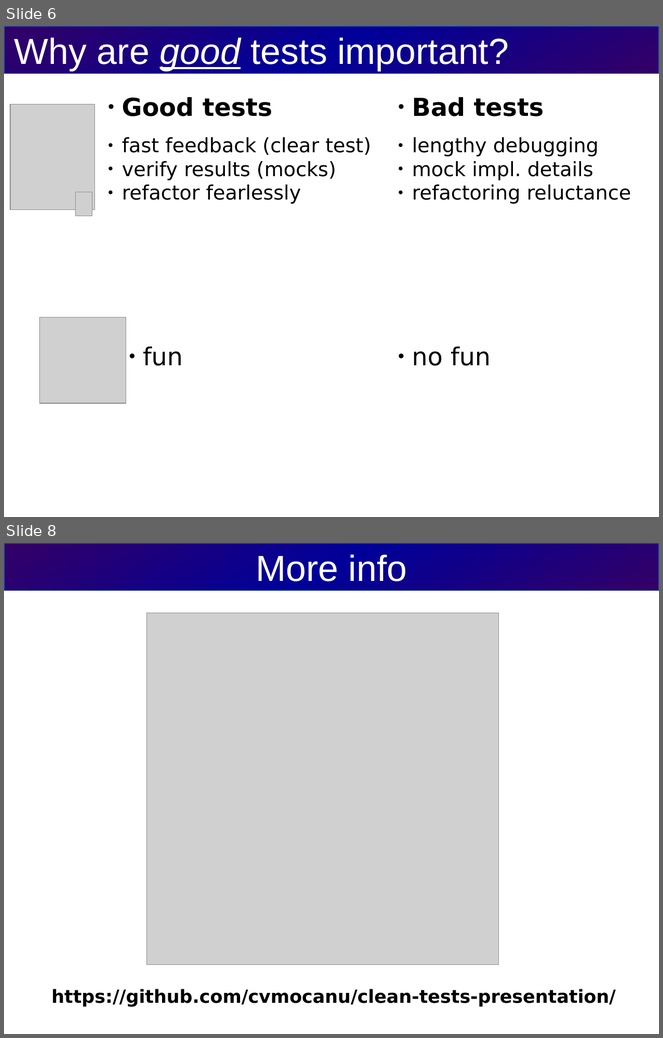
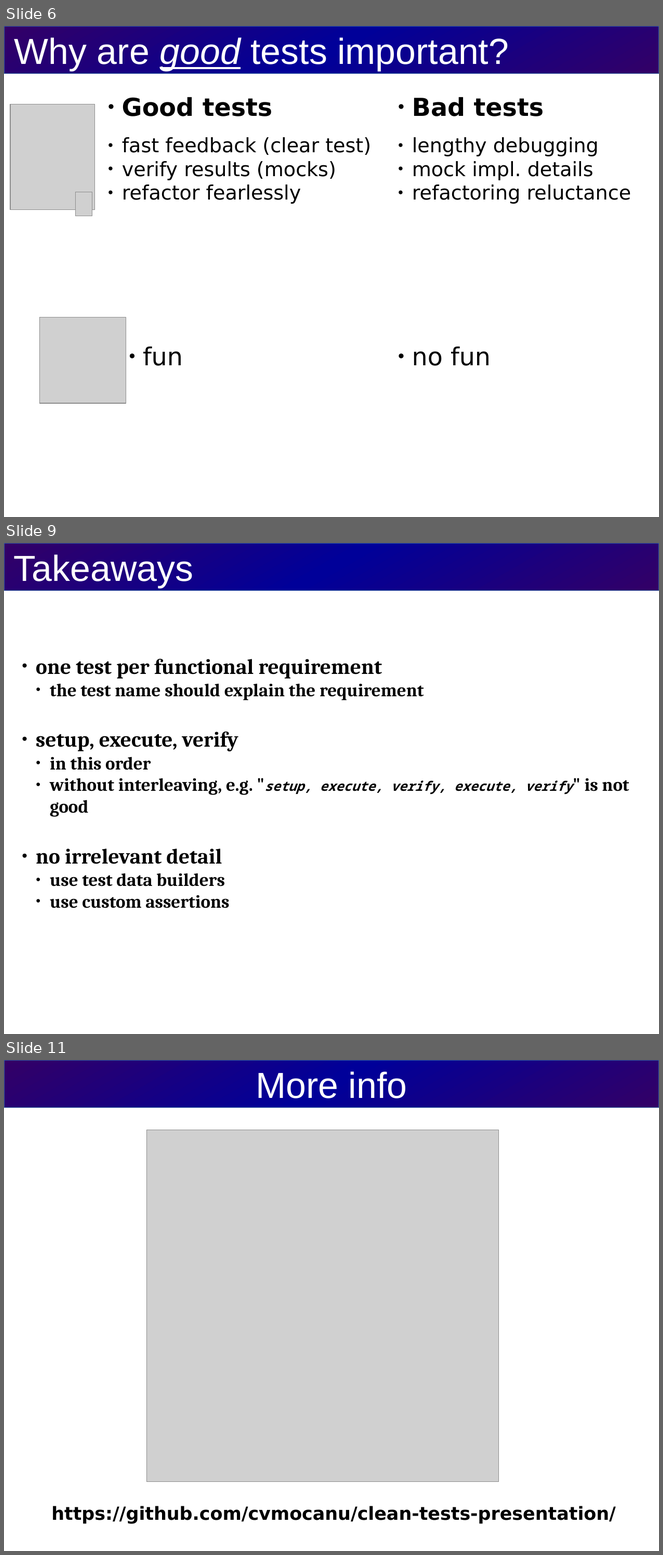
Before and after one commit to cvmocanu/clean-tests-presentation, a slide deck: src/presentation/clean-tests-presentation.odp. Shown one above the other, each under a label of ours: slides 6 and 8 before the commit, slides 6, 9 and 11 after it; the slides between them are not shown. The pictures are 663x1038 and 663x1555 pixels, drawn with LibreOffice and Linux fonts; fonts in the diff are those of the drawing; grey boxes stand for pictures. Boxes give left, top, right and bottom in pixels: in the first picture for what was removed or moved away, otherwise in the second. Text is boxed around its words. In the diff, an @@ line names an element or a change of style, - is before the commit and + after.

Commit message:
update presentation

```diff
--- a/src/presentation/clean-tests-presentation.odp
+++ b/src/presentation/clean-tests-presentation.odp
@@ slide 9 added at bbox=[4, 543, 659, 1034], background #FFFFFF @@
@@ title added at bbox=[4, 543, 659, 590], fill gradient #330066 to #000099, outline #3465A4 0.79 pt @@
@@ title added at bbox=[4, 543, 659, 590], fill gradient #330066 to #000099, outline #3465A4 0.79 pt, 44 pt, text #FFFFFF @@
+Takeaways
@@ text added at bbox=[36, 658, 629, 909], 22 pt, text #000000, bold @@
+● one test per functional requirement
+  ● the test name should explain the requirement
+● setup, execute, verify
+  ● in this order
+  ● without interleaving, e.g. "setup, execute, verify, execute, verify" is not good
+● no irrelevant detail
+  ● use test data builders
+  ● use custom assertions
@@ what was slide 8 is now slide 11 @@
```
Also in this commit, not shown: 3 slides changed, 2 other slides added, 1 other file.
